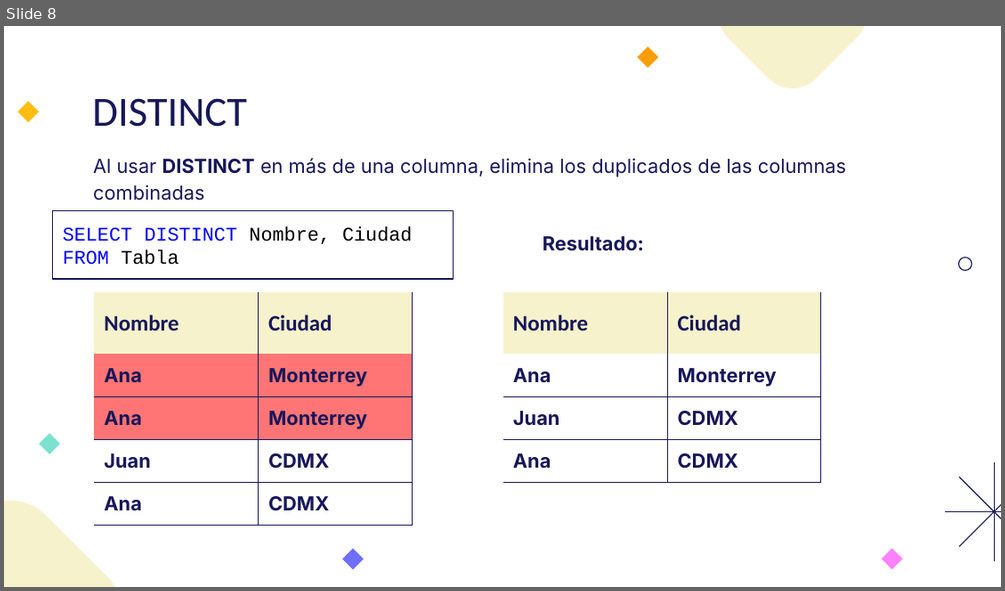
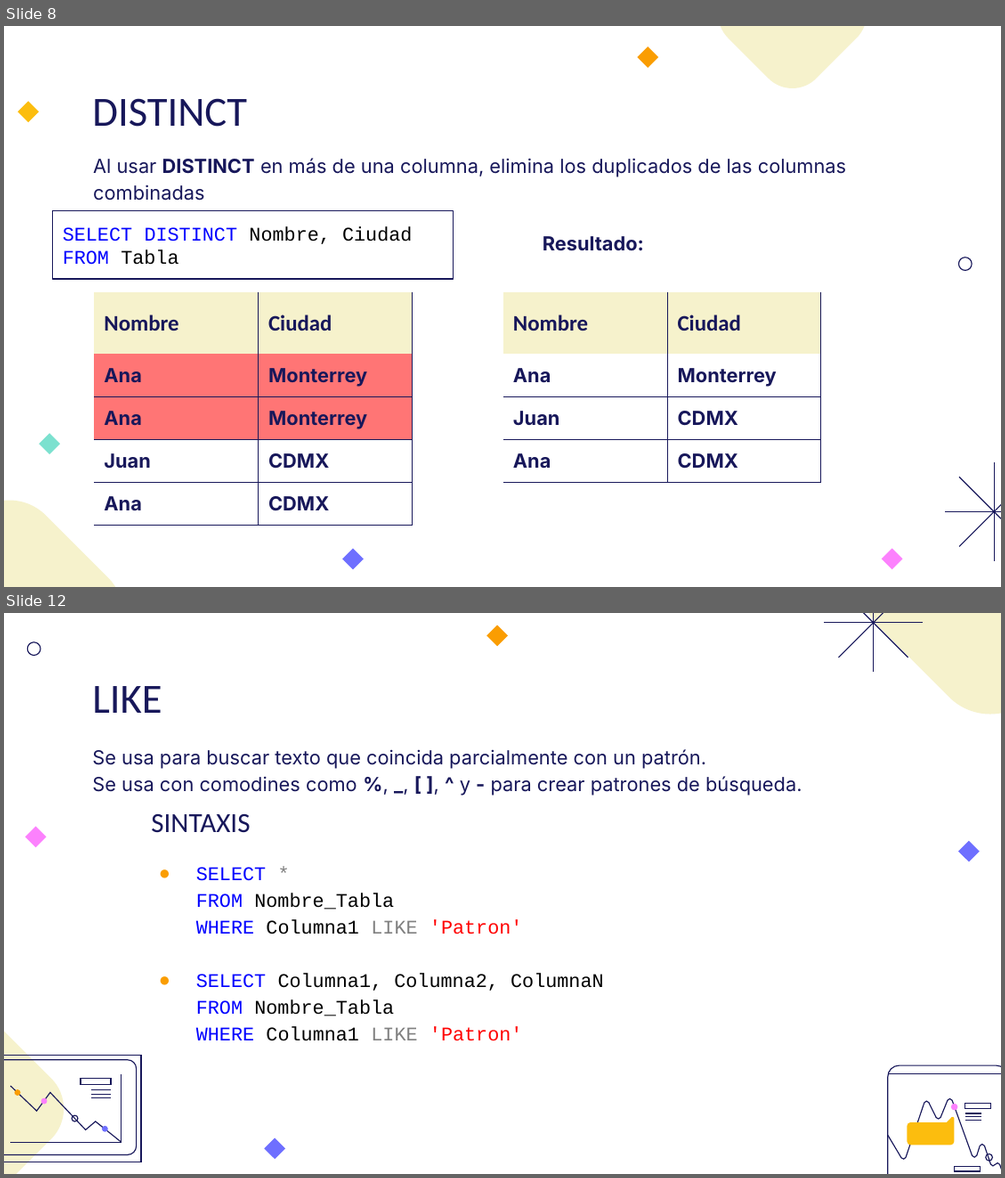
Before and after one commit to andrescln/Practicas, a slide deck: SQL/SQL.pptx. Shown one above the other, each under a label of ours: slide 8 before the commit, slides 8 and 12 after it; the slides between them are not shown. The pictures are 1005x591 and 1005x1178 pixels, drawn with LibreOffice and Linux fonts; fonts in the diff are those of the drawing. Boxes give left, top, right and bottom in pixels: in the first picture for what was removed or moved away, otherwise in the second. Text is boxed around its words. In the diff, an @@ line names an element or a change of style, - is before the commit and + after.

```diff
--- a/SQL/SQL.pptx
+++ b/SQL/SQL.pptx
@@ slide 12 added at (4, 613, 1001, 1174), background #FFFFFF @@
@@ freeform shape added at (486, 625, 508, 646), fill #FA9D02 @@
@@ group added at (825, 613, 923, 672): 4 freeform shapes @@
@@ freeform shape added at (862, 613, 1001, 714), fill #F6F2CC @@
@@ freeform shape added at (28, 641, 40, 655), outline #17175A 0.75 pt @@
@@ title added at (92, 686, 162, 713), 30 pt, text #17175A @@
+LIKE
@@ text added at (92, 749, 801, 795), 14 pt, text #17175A @@
+Se usa para buscar texto que coincida parcialmente con un patrón.
+Se usa con comodines como %, _, [ ], ^ y - para crear patrones de búsqueda.
@@ text added at (151, 814, 250, 833), 20 pt, text #17175A @@
+SINTAXIS
@@ freeform shape added at (24, 827, 46, 847), fill #FC81FD @@
@@ freeform shape added at (958, 840, 979, 861), fill #6E6FFF @@
@@ text added at (196, 867, 604, 1041), 14 pt, text #000000 @@
+● SELECT *
+  FROM Nombre_Tabla
+  WHERE Columna1 LIKE 'Patron'
+● SELECT Columna1, Columna2, ColumnaN
+  FROM Nombre_Tabla
+  WHERE Columna1 LIKE 'Patron'
@@ freeform shape added at (4, 1017, 64, 1174), fill #F6F2CC @@
@@ group added at (887, 1065, 1001, 1174): 11 freeform shapes @@
@@ group added at (4, 1054, 142, 1161): 12 freeform shapes @@
@@ freeform shape added at (264, 1137, 285, 1159), fill #6E6FFF @@
```
Also in this commit, not shown: 2 slides changed, 3 other slides added, 9 other files.
